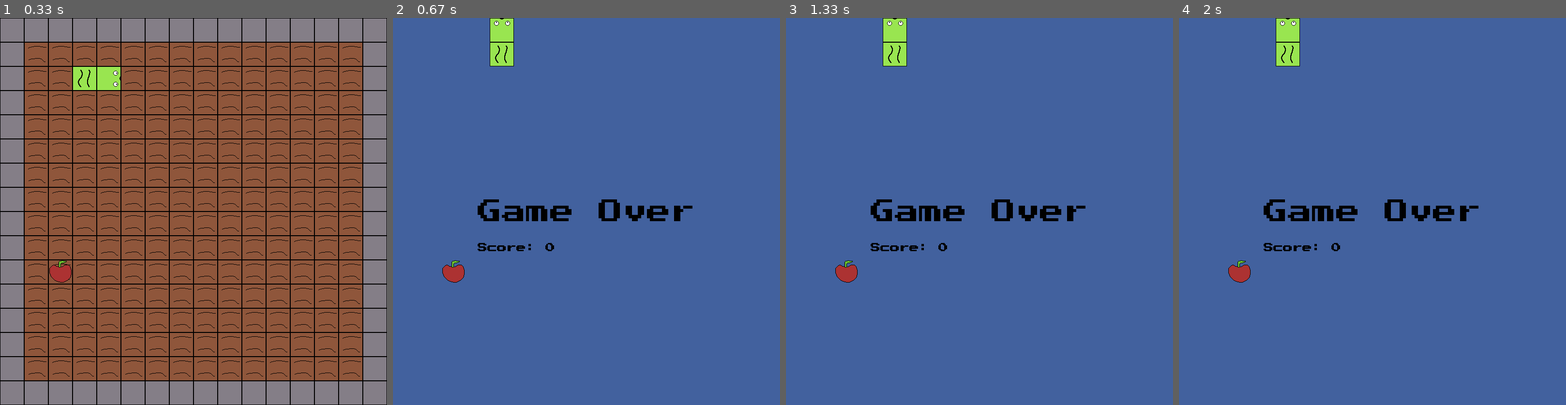
Above: before the commit, frames 1-4 (left to right).
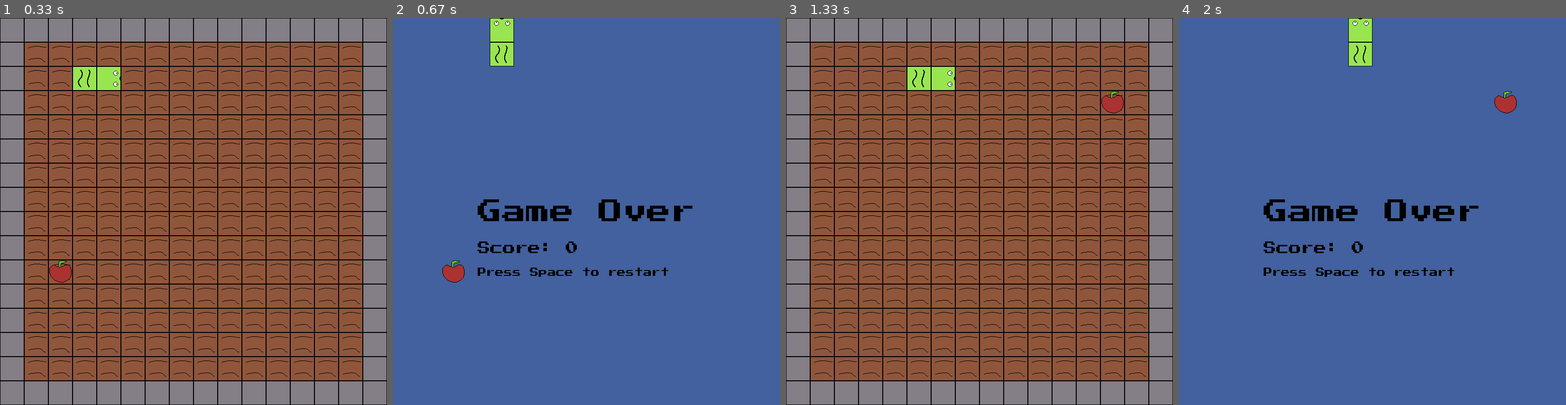
Above: after the commit, the same moments.

Repository: Huikke/Pygame-minigames
Game: pygame game, started from Snake/game.py
Two runs of this game, one before a commit and one after it. Both use one fixed random seed, a clock stepped at 60 frames per second and the inputs below.
Inputs:
- Up to frame 1 (0.33 s): no input
- Up to frame 2 (0.67 s): tap W at 0.33 s
- Up to frame 3 (1.33 s): tap Space at 0.67 s
- Up to frame 4 (2 s): hold A 1.5-1.97 s; hold Up 1.5-1.97 s

Frame 1 is identical in both runs. In frame 2, 0.6% of the frame differs, in the area x 21-72%, y 57-67%; in frame 3, 100%, in the area x 0-100%, y 0-100%; in frame 4, 2.6%.

Commit message:
game can be restart after game end

Diff:
--- a/Snake/game.py
+++ b/Snake/game.py
@@ -30,27 +30,9 @@
 screen = pygame.display.set_mode((800,800))
 clock = pygame.time.Clock()
 font_big = pygame.font.Font("font/PressStart2P-Regular.ttf", 50)
-font_med = pygame.font.Font("font/PressStart2P-Regular.ttf", 20)
+font_med = pygame.font.Font("font/PressStart2P-Regular.ttf", 26)
+font_lil = pygame.font.Font("font/PressStart2P-Regular.ttf", 18)
 pygame.display.set_caption("Snake")
-
-# Make the board
-# 0 = ground, "w" = wall, 1..n = body, n+1 = head
-board = [[0 for _ in range(0, 16)] for _ in range(0, 16)]
-for i in range(0, 16):
-    for j in range(0, 16):
-        if i == 0 or j == 0 or i == 15 or j == 15:
-            board[i][j] = "w"
-board[2][3] = 2
-board[2][2] = 1
-# debug
-for i in board:
-    print(i)
-
-# Gameplay related variables
-snake_len = 2
-direction = (0, 1)
-fps_timer = 0
-game_over = False
 
 # Load art
 wall = pygame.image.load("art/wall.png").convert()
@@ -63,7 +45,8 @@
 text_game_over_rect = text_game_over.get_rect(center = (400, 400))
 
 # Ready()
-apple_x, apple_y = spawn_apple()
+game_over = False
+game_start = True
 
 # Process()
 while True:
@@ -73,12 +56,34 @@
             pygame.quit()
             sys.exit()
 
+    key_down = pygame.key.get_pressed()
+
     if game_over == False:
-        # Gameplay related variables
-        grow = False
+        # Run when a new game is being started
+        if game_start:
+            # Make the board
+            # 0 = ground, "w" = wall, 1..n = body, n+1 = head
+            board = [[0 for _ in range(0, 16)] for _ in range(0, 16)]
+            for i in range(0, 16):
+                for j in range(0, 16):
+                    if i == 0 or j == 0 or i == 15 or j == 15:
+                        board[i][j] = "w"
+            board[2][3] = 2
+            board[2][2] = 1
+
+            # Gameplay related variables
+            snake_len = 2
+            direction = (0, 1)
+            fps_timer = 0
+            grow = False
+
+            # Spawn the first apple
+            apple_x, apple_y = spawn_apple()
+
+            game_start = False
+
 
         # Observes keys
-        key_down = pygame.key.get_pressed()
         if key_down[pygame.K_LEFT] or key_down[pygame.K_a]:
             direction = (0, -1)
         if key_down[pygame.K_RIGHT] or key_down[pygame.K_d]:
@@ -119,6 +124,7 @@
                             board[i][j] -= 1
             else:
                 apple_x, apple_y = spawn_apple()
+                grow = False
 
             # places head to next tile
             board[next_tile[0]][next_tile[1]] = snake_len
@@ -164,7 +170,13 @@
         text_score = font_med.render(f"Score: {snake_len - 2}", False, "Black")
         text_score_rect = text_score.get_rect(midleft = (175, 475))
         screen.blit(text_score, text_score_rect)
+        text_restart = font_lil.render(f"Press Space to restart", False, "Black")
+        text_restart_rect = text_restart.get_rect(midleft = (175, 525))
+        screen.blit(text_restart, text_restart_rect)
 
+        if key_down[pygame.K_SPACE]:
+            game_over = False
+            game_start = True
 
 
     pygame.display.update()
